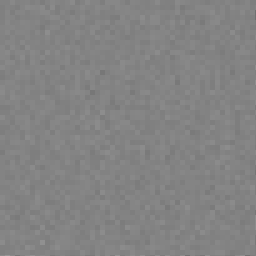
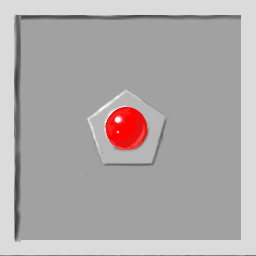
Layered file, before and after one edit (256x256). Changes by layer:
added layer "Ellipse 1" (2nd of 2) above "Rectangle 2" over (0, 0, 256, 255)
